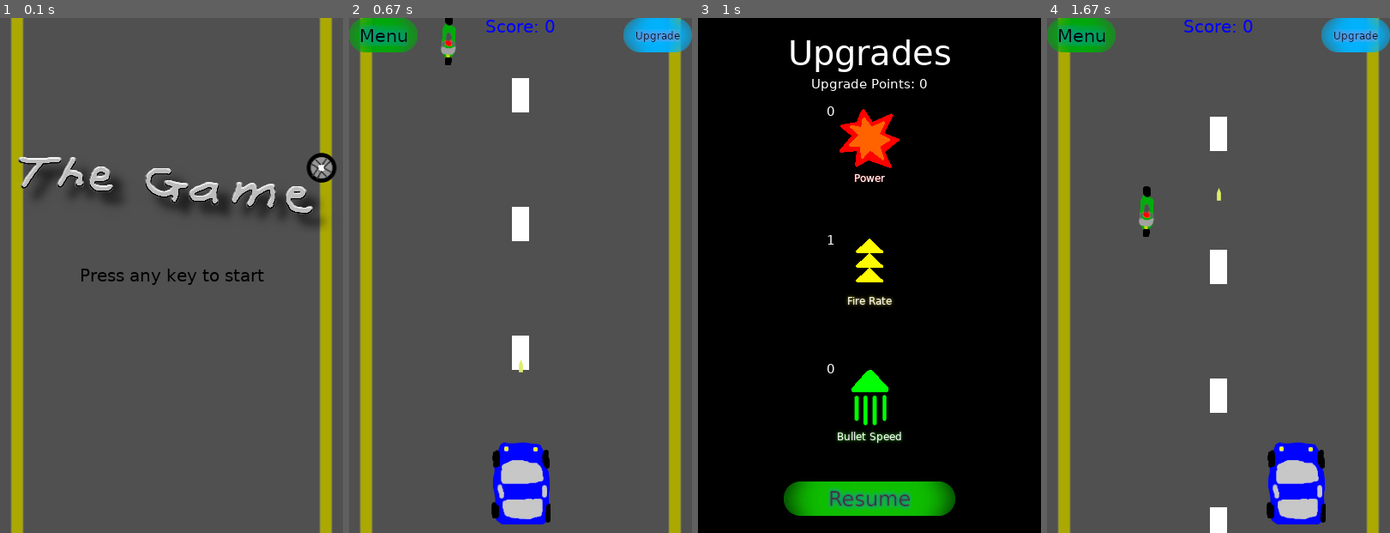
Above: before the commit, frames 1-4 (left to right).
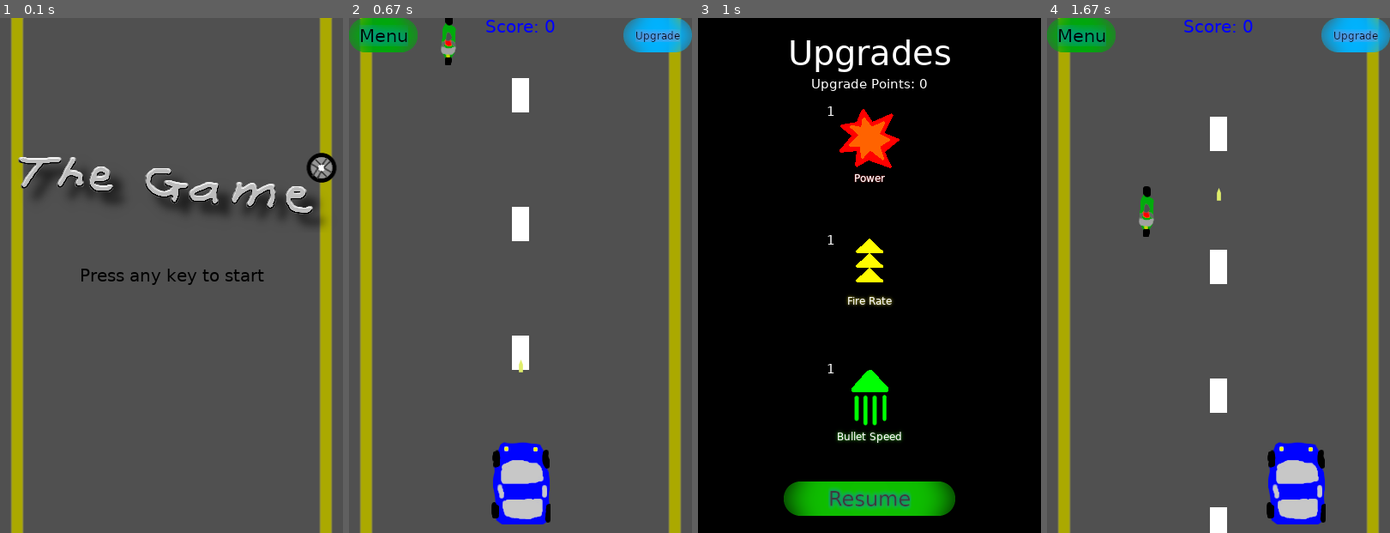
Above: after the commit, the same moments.

Repository: mnguyen4/learning-py-game
Game: pygame game, started from src/game_main_2.py
Two runs of this game, one before a commit and one after it. Both use one fixed random seed, a clock stepped at 60 frames per second and the inputs below.
Inputs (mouse positions are in pixels of both pictures, inside the frame that each line leads up to):
- Up to frame 1 (0.1 s): no input
- Up to frame 2 (0.67 s): tap Space at 0.33 s
- Up to frame 3 (1 s): click (1006, 33) at 0.72 s
- Up to frame 4 (1.67 s): click (1218, 496) at 1.05 s; hold Right from 1.33 s (still down); tap Space at 1.4 s

Frames 1-2 are identical in both runs. In frame 3, less than 0.1% of the frame differs, in the area x 37-40%, y 17-69%; in frame 4, nothing differs.

Commit message:
Power and speed now show '1' instead of '0'.

Diff:
--- a/src/game_functions.py
+++ b/src/game_functions.py
@@ -84,9 +84,9 @@
                             game_state.UPGRADE_PTS -= 1
                             game_state.BULLET_SPEED += 1
         upgrade_pts = font_small.render("Upgrade Points: " + str(game_state.UPGRADE_PTS), True, game_state.WHITE)
-        power_pts = font_small.render(str(game_state.BULLET_POWER), True, game_state.WHITE)
+        power_pts = font_small.render(str(game_state.BULLET_POWER + 1), True, game_state.WHITE)
         rate_pts = font_small.render(str(game_state.BULLET_RATE), True, game_state.WHITE)
-        speed_pts = font_small.render(str(game_state.BULLET_SPEED), True, game_state.WHITE)
+        speed_pts = font_small.render(str(game_state.BULLET_SPEED + 1), True, game_state.WHITE)
         game_surface.fill(game_state.BLACK)
         game_surface.blit(power_btn.image, power_btn.rect)
         game_surface.blit(power_pts, power_btn.rect)
